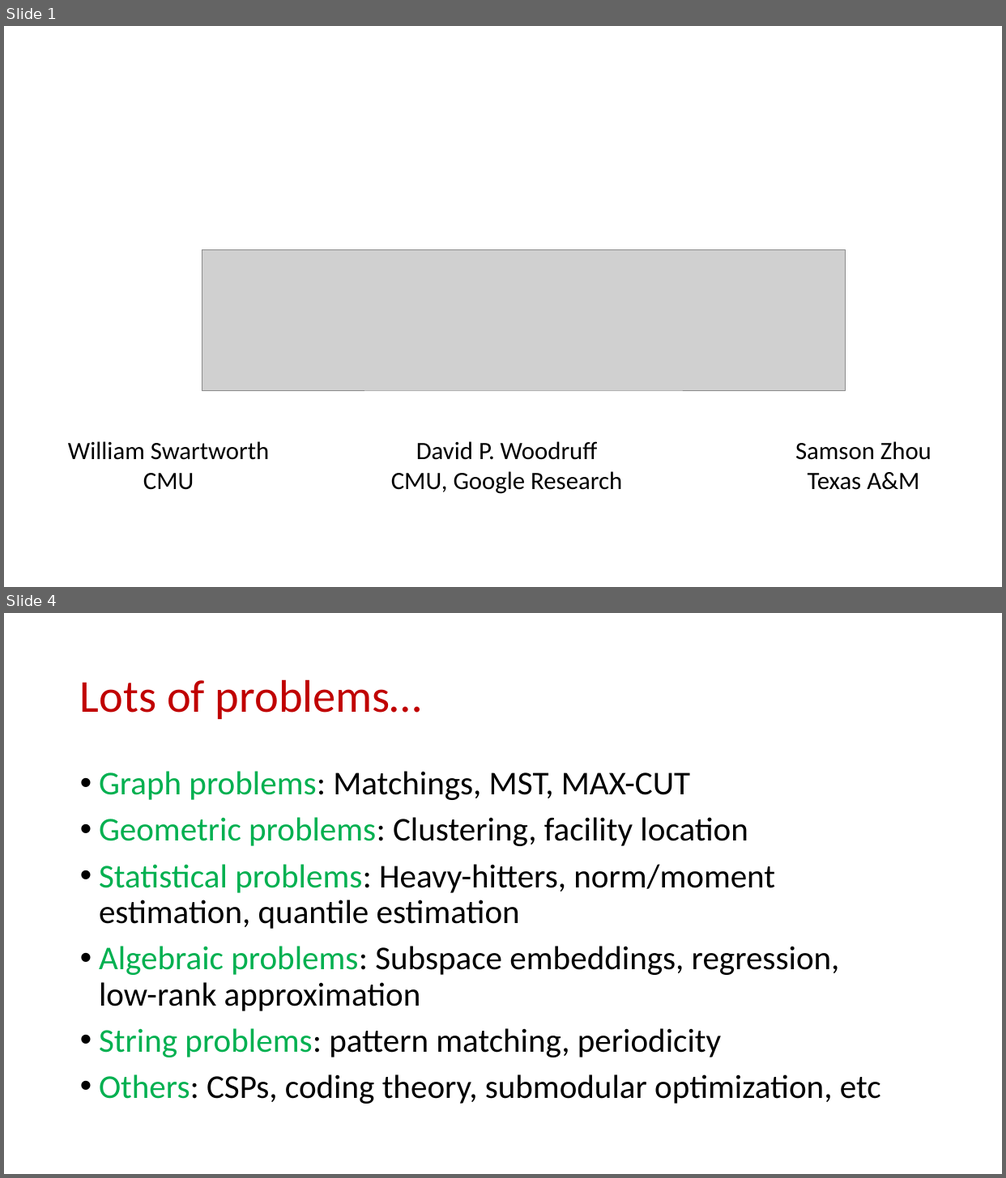
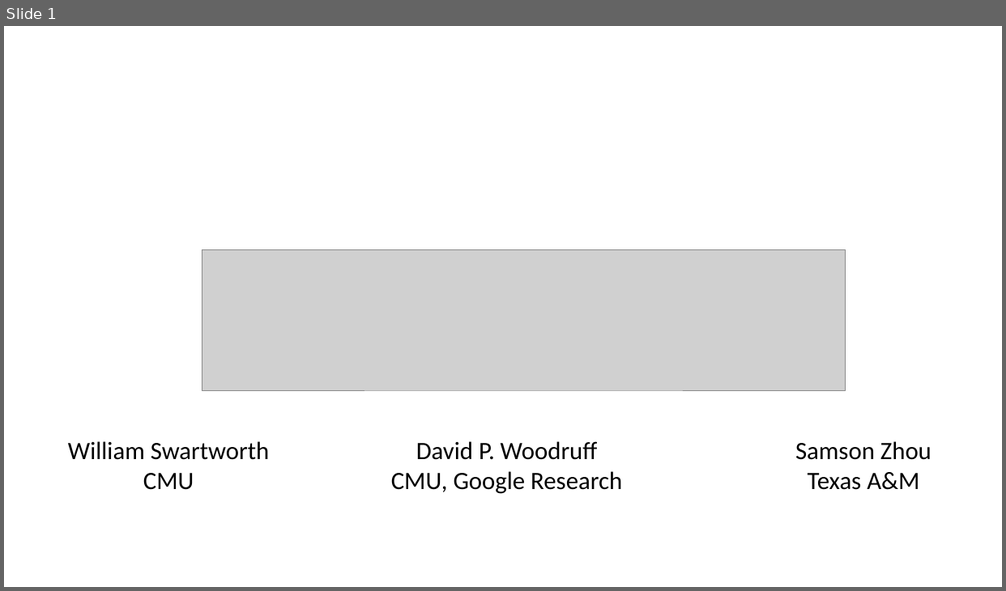
Before and after one commit to samsonzhou/samsonzhou.github.io, a slide deck: other-talks/RANDOM 2026.pptx. Shown one above the other, each under a label of ours: slides 1 and 4 before the commit, slide 1 after it; the slides between them are not shown. The pictures are 1006x1178 and 1006x591 pixels, drawn with LibreOffice and Linux fonts; fonts in the diff are those of the drawing; grey boxes stand for pictures. Boxes give left, top, right and bottom in pixels: in the first picture for what was removed or moved away, otherwise in the second. Text is boxed around its words. In the diff, an @@ line names an element or a change of style, - is before the commit and + after.

```diff
--- a/other-talks/RANDOM 2026.pptx
+++ b/other-talks/RANDOM 2026.pptx
@@ slide 4 removed at [4, 613, 1002, 1174], background #FFFFFF @@
@@ title removed at [80, 679, 422, 719] @@
-Lots of problems…
@@ text removed at [99, 771, 881, 1104] @@
-• Graph problems: Matchings, MST, MAX-CUT
-• Geometric problems: Clustering, facility location
-• Statistical problems: Heavy-hitters, norm/moment estimation, quantile estimation
-• Algebraic problems: Subspace embeddings, regression, low-rank approximation
-• String problems: pattern matching, periodicity
-• Others: CSPs, coding theory, submodular optimization, etc
```
Also in this commit, not shown: 1 slide changed, 3 slides added, 36 other slides removed, 3 other files.
